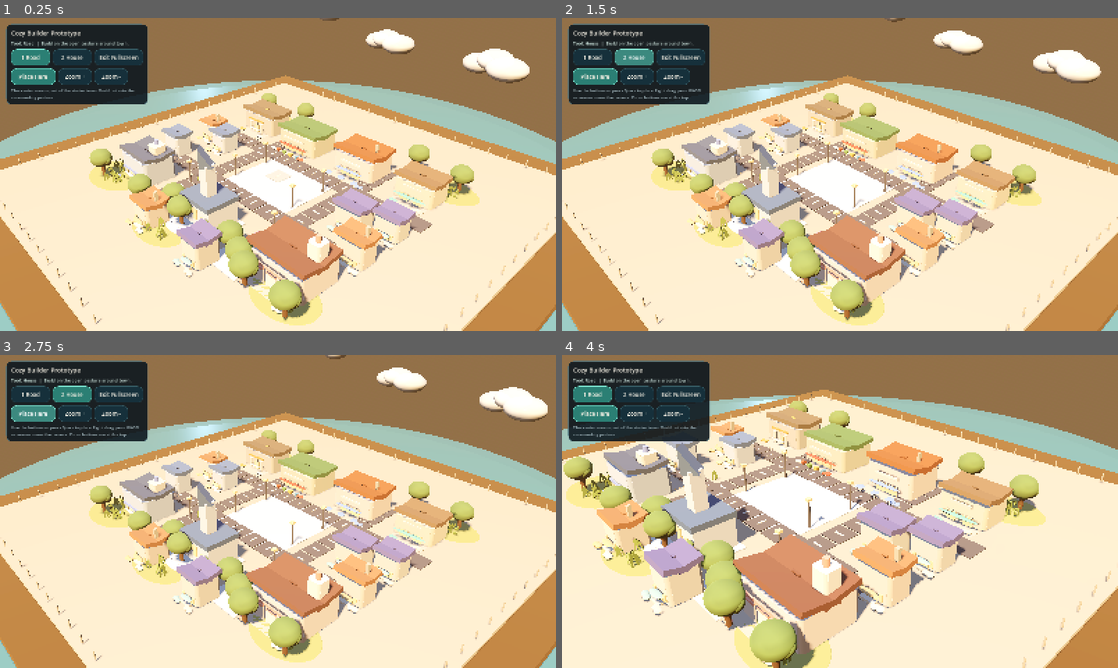
Above: before the commit, frames 1-4 (two rows, left to right).
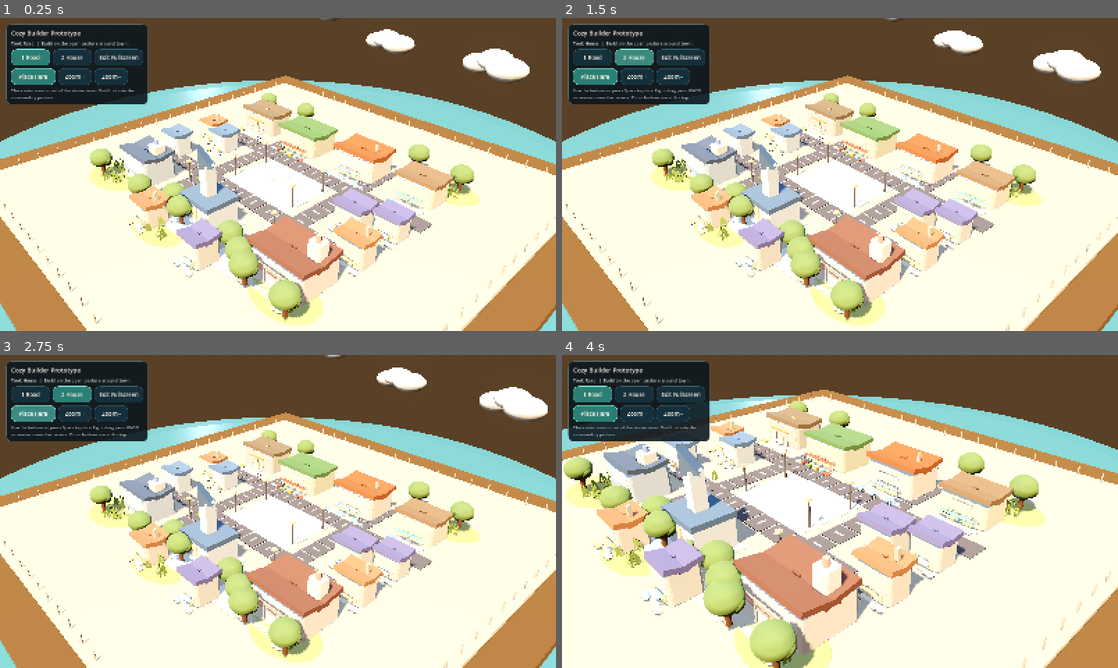
Above: after the commit, the same moments.

Repository: johnswaffles/my-backend-api
Game: Godot game, scene res://scenes/Main.tscn
Same seed, same stepped clock (60 frames per second), same inputs: the game is played once before the commit and once after it.
Inputs (mouse positions are in pixels of both pictures, inside the frame that each line leads up to):
- Up to frame 1 (0.25 s): no input
- Up to frame 2 (1.5 s): click "1 Road" at 0.5 s; click "2 House" at 1.25 s
- Up to frame 3 (2.75 s): click "Place Here" at 2 s
- Up to frame 4 (4 s): click "Zoom +" at 2.75 s; tap Space at 3.5, 3.77 s; move the mouse to (962, 495) at 3.52 s; hold D from 3.53 s (still down); tap 1 at 3.6 s; click (962, 495) at 3.67 s

The runs differ from the first frame. In frame 1, 42% of the frame differs, in the area x 0-100%, y 0-100%; in frame 2, 42%; in frame 3, 42%; in frame 4, 26%.

Commit message:
Fix Godot playtest visibility and export build

Diff:
--- a/cozy-builder-godot/scenes/Main.tscn
+++ b/cozy-builder-godot/scenes/Main.tscn
@@ -3,11 +3,11 @@
 [ext_resource type="Script" path="res://scripts/main.gd" id="1"]
 
 [sub_resource type="ProceduralSkyMaterial" id="1"]
-sky_top_color = Color(0.321569, 0.396078, 0.556863, 1)
-sky_horizon_color = Color(0.992157, 0.760784, 0.54902, 1)
-ground_bottom_color = Color(0.145098, 0.121569, 0.0941176, 1)
-ground_horizon_color = Color(0.47451, 0.415686, 0.282353, 1)
-sun_angle_max = 9.0
+sky_top_color = Color(0.427451, 0.533333, 0.698039, 1)
+sky_horizon_color = Color(0.988235, 0.839216, 0.67451, 1)
+ground_bottom_color = Color(0.168627, 0.14902, 0.12549, 1)
+ground_horizon_color = Color(0.494118, 0.443137, 0.317647, 1)
+sun_angle_max = 11.0
 sun_curve = 0.22
 
 [sub_resource type="Sky" id="2"]
@@ -18,7 +18,7 @@
 sky = SubResource("2")
 ambient_light_source = 3
 ambient_light_color = Color(0.878431, 0.780392, 0.643137, 1)
-ambient_light_energy = 0.34
+ambient_light_energy = 0.4
 reflected_light_source = 1
 tonemap_mode = 2
 glow_enabled = true
@@ -26,12 +26,12 @@
 glow_intensity = 0.09
 fog_enabled = true
 fog_light_color = Color(0.952941, 0.760784, 0.556863, 1)
-fog_light_energy = 0.22
-fog_density = 0.013
+fog_light_energy = 0.08
+fog_density = 0.0038
 adjustment_enabled = true
-adjustment_brightness = 0.92
-adjustment_contrast = 1.08
-adjustment_saturation = 1.06
+adjustment_brightness = 0.95
+adjustment_contrast = 1.05
+adjustment_saturation = 1.03
 
 [node name="Main" type="Node3D"]
 script = ExtResource("1")
@@ -42,7 +42,7 @@
 [node name="Sun" type="DirectionalLight3D" parent="."]
 rotation_degrees = Vector3(-52, 20, 0)
 light_color = Color(1, 0.815686, 0.584314, 1)
-light_energy = 1.42
+light_energy = 1.32
 shadow_enabled = true
 
 [node name="FillLight" type="DirectionalLight3D" parent="."]
--- a/cozy-builder-godot/scripts/main.gd
+++ b/cozy-builder-godot/scripts/main.gd
@@ -1090,7 +1090,7 @@
 	root.position = center
 	parent.add_child(root)
 
-	var radius := min(corner_radius, size.x * 0.22, size.z * 0.22)
+	var radius: float = minf(corner_radius, minf(size.x * 0.22, size.z * 0.22))
 	_add_box(Vector3.ZERO, Vector3(max(0.12, size.x - radius * 1.45), size.y, size.z), material, root)
 	_add_box(Vector3.ZERO, Vector3(size.x, size.y, max(0.12, size.z - radius * 1.45)), material, root)
 
Not shown, changed: public/godot-playtest/index.html
Not shown, changed: public/godot-playtest/index.js
Not shown, changed: public/godot-playtest/index.pck
Not shown, changed: public/godot-playtest/index.wasm
